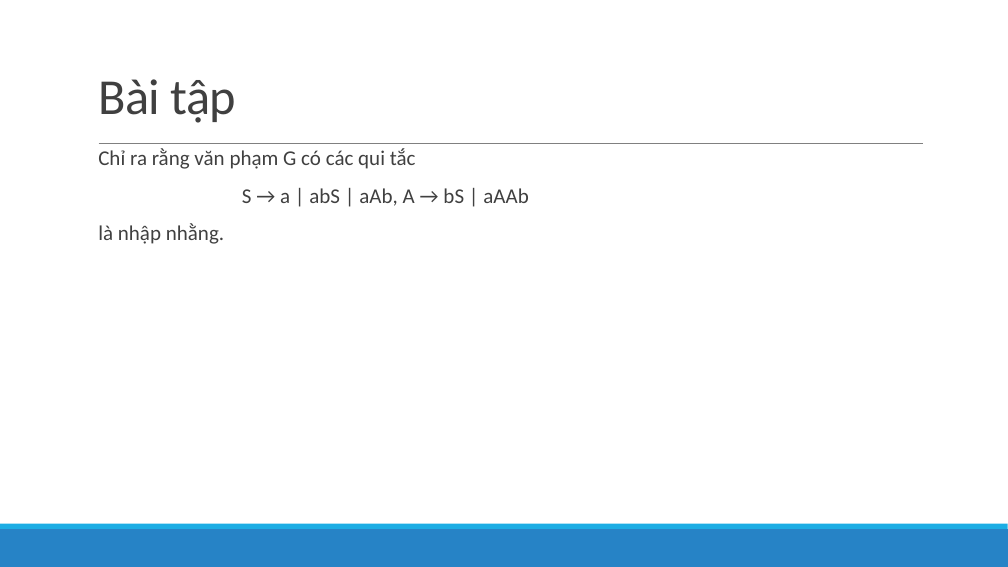
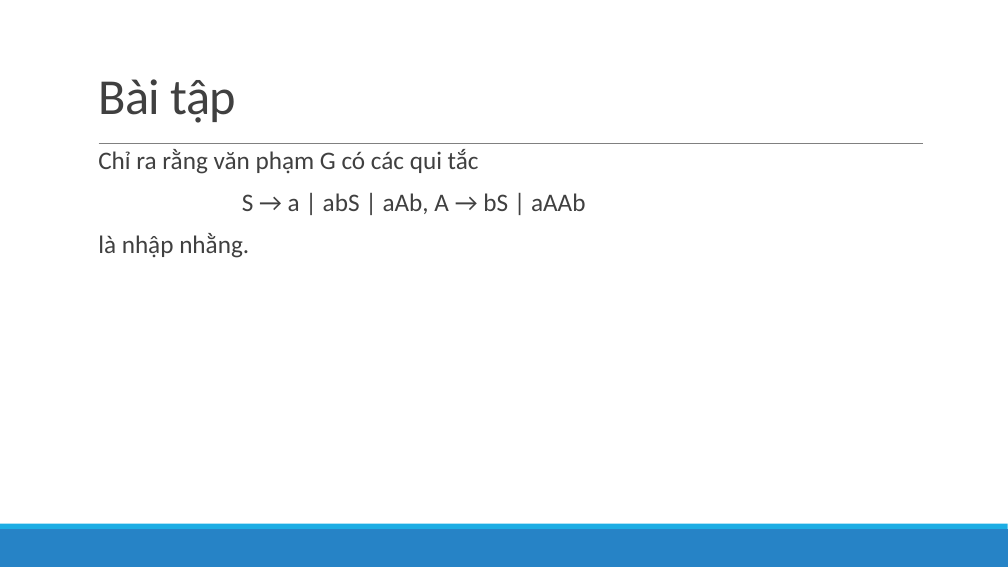
Before and after one commit to lelongc/rac, a slide deck: slide 32 of iuh/môn/hk1-4/automat/Automata4Stu/slide/Tuan11&12_Chương 4.pptx. Drawn at 1008x567 pixels with LibreOffice and Linux fonts; fonts in the diff are those of the drawing. Boxes give left, top, right and bottom in pixels: in the first picture for what was removed or moved away, otherwise in the second. Text is boxed around its words. In the diff, an @@ line names an element or a change of style, - is before the commit and + after.

```diff
--- a/iuh/môn/hk1-4/automat/Automata4Stu/slide/Tuan11&12_Chương 4.pptx
+++ b/iuh/môn/hk1-4/automat/Automata4Stu/slide/Tuan11&12_Chương 4.pptx
@@ text "Chỉ ra rằng văn phạm ..." at <box>98,149,585,258</box>: size 20 to 24 pt @@
```
Also in this commit, not shown: 17 other slides changed, 3 slides added, 1 other file.
